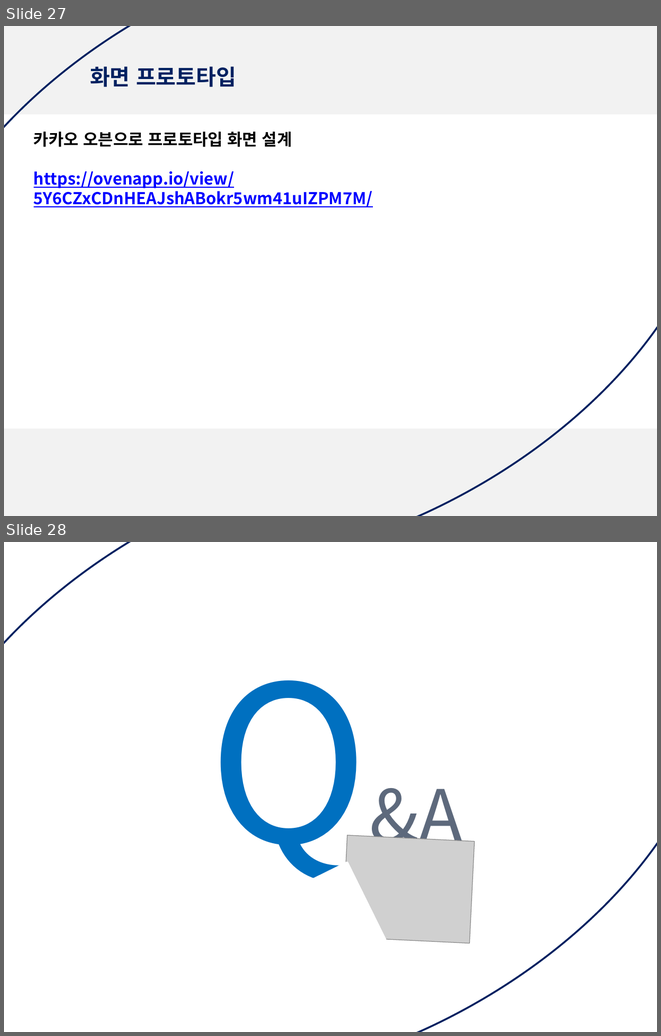
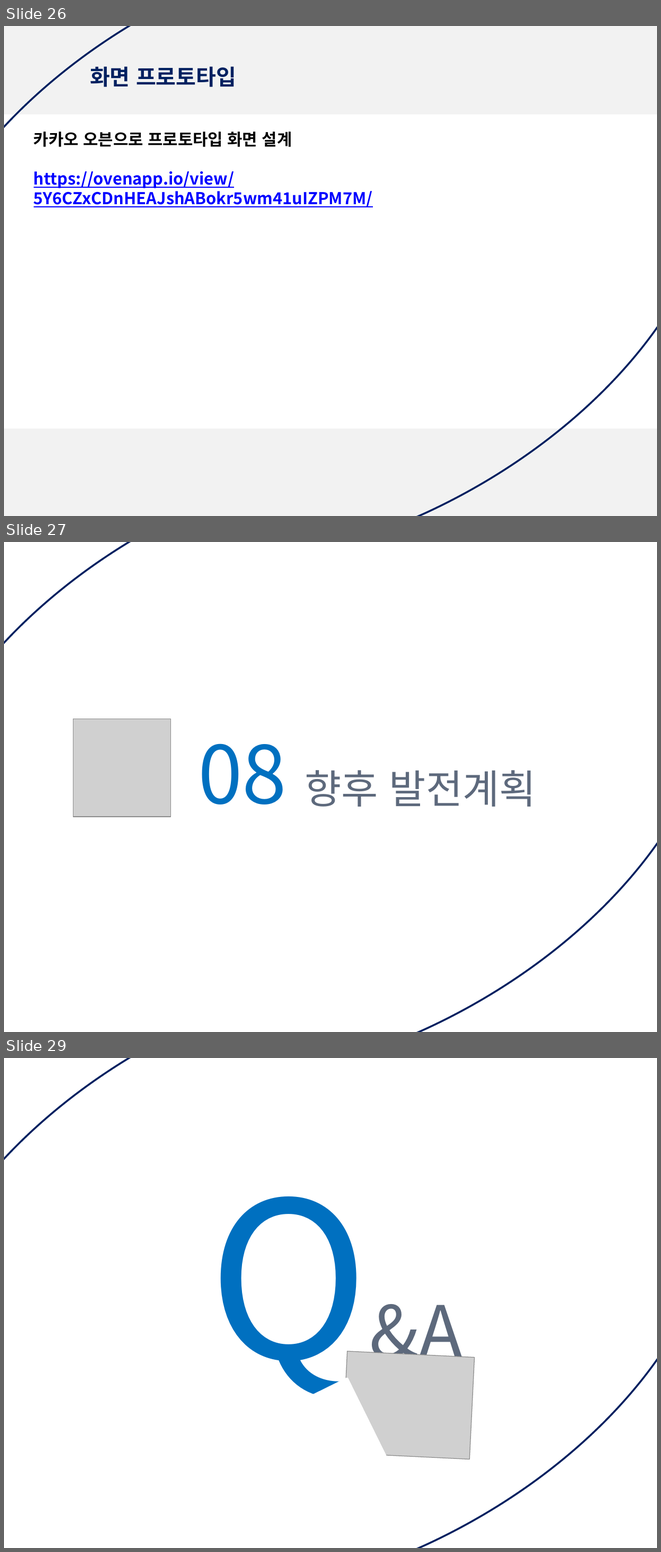
Before and after one commit to yeajinlee/ITP-team, a slide deck: multi_final/문서/3차 5조 2-15일 발표 자료(최종)/final_project_03.15 발표.pptx. Shown one above the other, each under a label of ours: slides 27 and 28 before the commit, slides 26, 27 and 29 after it; the slides between them are not shown. The pictures are 661x1036 and 661x1552 pixels, drawn with LibreOffice and Linux fonts; fonts in the diff are those of the drawing; grey boxes stand for pictures. Boxes give left, top, right and bottom in pixels: in the first picture for what was removed or moved away, otherwise in the second. Text is boxed around its words. In the diff, an @@ line names an element or a change of style, - is before the commit and + after.

Commit message:
pptdb수정,향후계획추가

```diff
--- a/multi_final/문서/3차 5조 2-15일 발표 자료(최종)/final_project_03.15 발표.pptx
+++ b/multi_final/문서/3차 5조 2-15일 발표 자료(최종)/final_project_03.15 발표.pptx
@@ slide 27 added at [4,542,657,1032], background #FFFFFF @@
@@ teardrop added at [4,542,657,1032], outline #002060 2 pt @@
@@ picture added at [73,719,171,817] @@
@@ text added at [198,743,536,806], 44 pt, text #5D697C @@
+08 향후 발전계획
@@ what was slide 27 is now slide 26 @@
@@ what was slide 28 is now slide 29 @@
```
Also in this commit, not shown: 2 slides changed, 1 other slide added, 1 slide removed.
